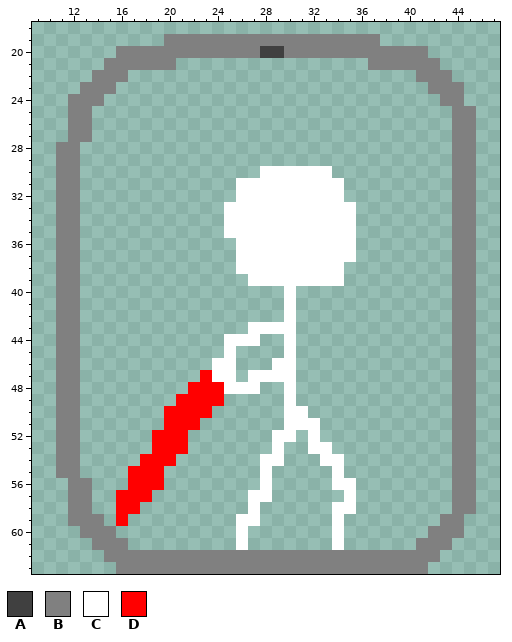
File history of a pixel-art sprite, sprites/images/sprShip_0.png. Above: the version before the commit.
The file is 64x64 pixels. Shown: x 9..47, y 18..63.
Palette (. is transparent): A #404040  B #808080  C #ffffff  D #ff0000
Pixels before, first column x 11:
19 .........BBBBBBBBBBBBBBBBBB........
20 .....BBBBBBBBBBBBAABBBBBBBBBBBB....
21 ....BBBBBB................BBBBBB...
22 ...BBB........................BBB..
23 ..BBB..........................BBB.
24 .BBB............................BB.
25 .BB..............................BB
26 .BB..............................BB
27 .BB..............................BB
28 BB...............................BB
29 BB...............................BB
30 BB...............CCCCCC..........BB
31 BB.............CCCCCCCCC.........BB
32 BB.............CCCCCCCCC.........BB
33 BB............CCCCCCCCCCC........BB
34 BB............CCCCCCCCCCC........BB
35 BB............CCCCCCCCCCC........BB
36 BB.............CCCCCCCCCC........BB
37 BB.............CCCCCCCCCC........BB
38 BB.............CCCCCCCCC.........BB
39 BB..............CCCCCCCC.........BB
40 BB.................C.............BB
41 BB.................C.............BB
42 BB.................C.............BB
43 BB..............CCCC.............BB
44 BB............CCC..C.............BB
45 BB............C....C.............BB
46 BB...........CC...CC.............BB
47 BB..........DCC.CCCC.............BB
48 BB.........DDDCCC..C.............BB
49 BB........DDDD.....C.............BB
50 BB.......DDDD......CC............BB
51 BB.......DDD.......CCC...........BB
52 BB......DDD.......CC.C...........BB
53 BB......DDD.......C..CC..........BB
54 BB.....DDD.......CC...CC.........BB
55 BB....DDD........C.....C.........BB
56 .BB...DDD........C.....CC........BB
57 .BB..DDD........CC......C........BB
58 .BB..DD.........C......CC........BB
59 .BBB.D.........CC......C........BB.
60 ..BBB..........C.......C.......BBB.
61 ...BBB.........C.......C......BBB..
62 ....BBBBBBBBBBBBBBBBBBBBBBBBBBBB...
63 .....BBBBBBBBBBBBBBBBBBBBBBBBBB....
And afterwards:
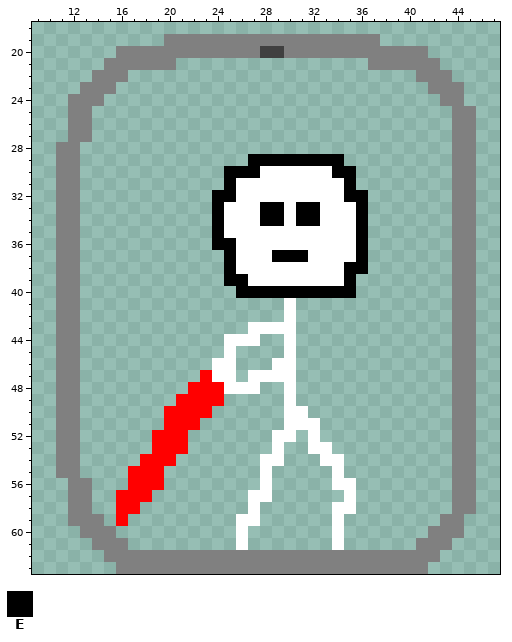
Colours new in this view: E #000000
From old to new:
Changed rows in their new state; - is an unchanged pixel.
first column x 24:
29 ---EEEEEEEE--
30 -EEE------EE-
31 -E---------E-
32 EE---------EE
33 E---EE-EE---E
34 E---EE-EE---E
35 E-----------E
36 EE----------E
37 -E---EEE----E
38 -E---------EE
39 -EE--------E-
40 --EEEEEEEEEE-
Pixel boxes of the changes (left, top, right, bottom) in both pictures:
changed: (212, 154, 368, 298)
